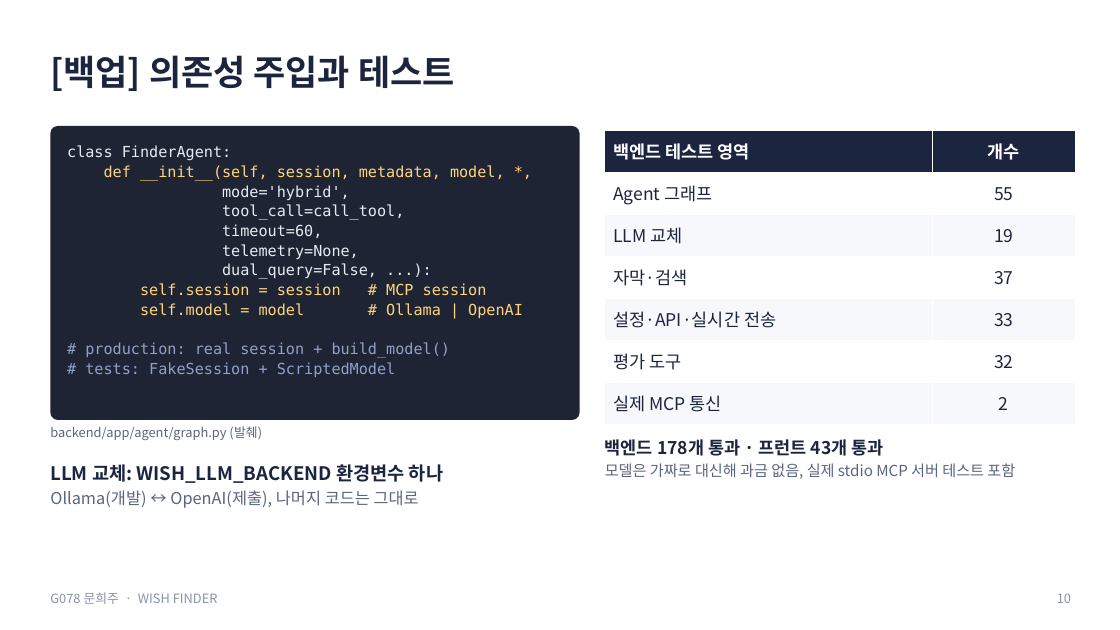
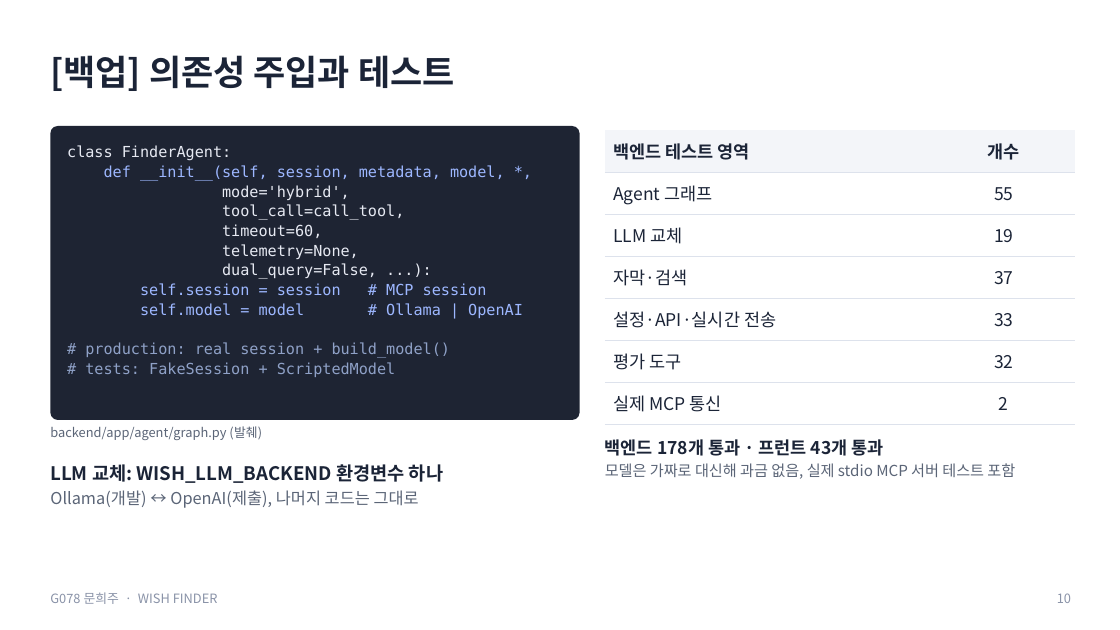
Before and after one commit to creepygrape/skala-AICapstone-mini-2, a slide deck: slide 10 of docs/exec/G078_문희주_발표.pptx. Drawn at 1120x630 pixels with LibreOffice and Linux fonts; fonts in the diff are those of the drawing. Boxes give left, top, right and bottom in pixels: in the first picture for what was removed or moved away, otherwise in the second. Text is boxed around its words. In the diff, an @@ line names an element or a change of style, - is before the commit and + after.

```diff
--- a/docs/exec/G078_문희주_발표.pptx
+++ b/docs/exec/G078_문희주_발표.pptx
@@ table at box(605, 130, 1075, 424) @@
@@ fill #1C2540 to #F3F5F9 in row 1 @@
@@ fill #F6F8FC to #FFFFFF in 6 cells @@
@@ text colour #FFFFFF to #1B2437 in "백엔드 테스트 영역", "개수" @@
@@ text colour #1C2540 to #1B2437 in "Agent 그래프", "55", "LLM 교체", "19" and 8 more places @@
@@ borders changed @@
@@ text at box(104, 165, 523, 318): text colour #FFD479 to #9DB7FF in "def __init__(self, session, metadata, model, *,", "self.session = session # MCP session", "self.model = model # Ollama | OpenAI" @@
```
Also in this commit, not shown: 11 other slides changed, 8 other files.
